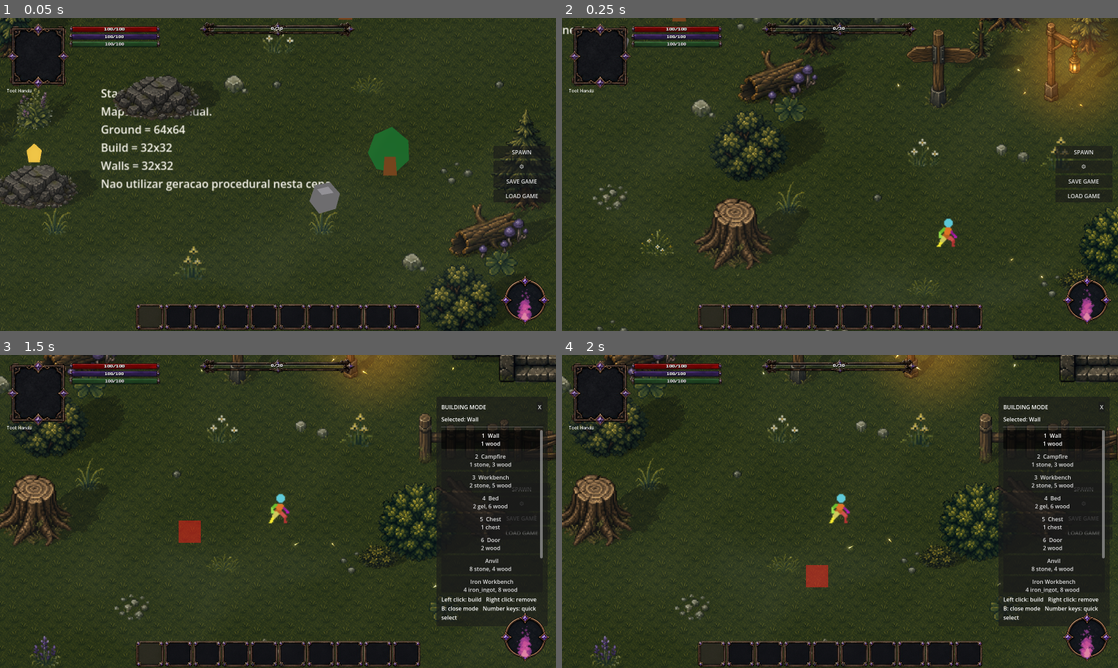
Above: before the commit, frames 1-4 (two rows, left to right).
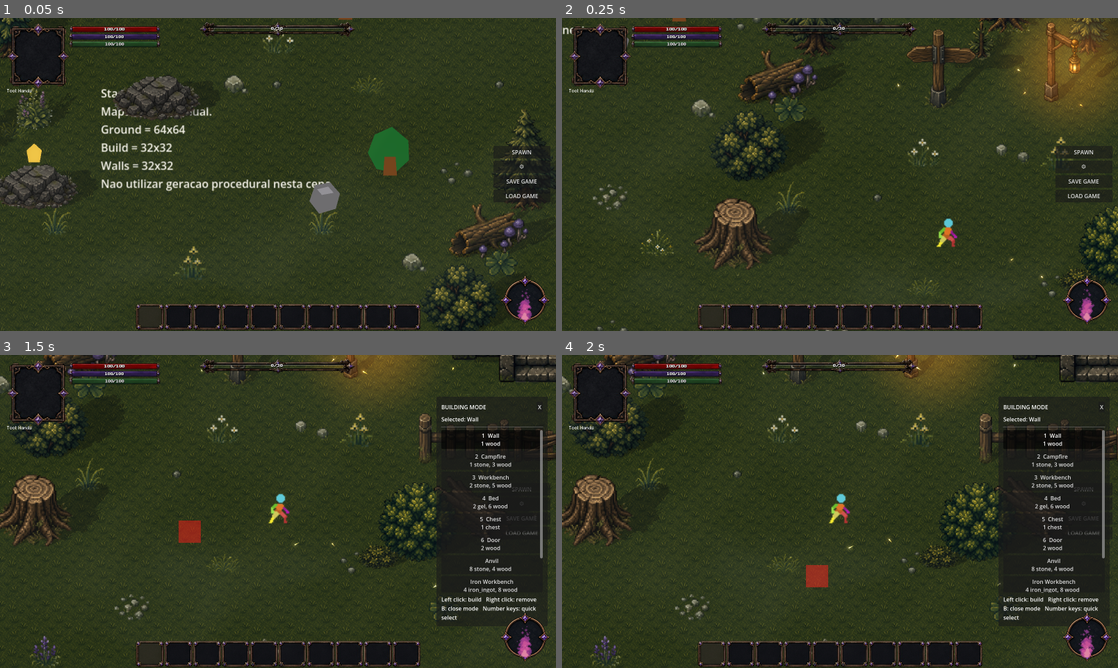
Above: after the commit, the same moments.

Repository: ramonsamagaio/Oathwake-Main
Game: Godot game, scene res://scenes/game/Game.tscn
Same seed, same stepped clock (60 frames per second), same inputs: the game is played once before the commit and once after it. This scene is started directly instead of the project's main scene.
Inputs (mouse positions are in pixels of both pictures, inside the frame that each line leads up to):
- Up to frame 1 (0.05 s): no input
- Up to frame 2 (0.25 s): no input
- Up to frame 3 (1.5 s): tap Enter at 0.5 s; move the mouse to (400, 495) at 0.52 s; hold D 0.53-1.25 s; tap B at 0.6 s; click (400, 495) at 0.67 s; tap Space at 0.77 s; drag from (166, 527) to (250, 574) at 1.27 s
- Up to frame 4 (2 s): no input

The runs differ from the first frame. In frame 1, 0.4% of the frame differs, in the area x 0-100%, y 0-100%; in frame 2, 0.3%; in frame 3, 0.2%; in frame 4, 0.2%.

Commit message:
Correct slime animation direction rows

Diff:
--- a/scripts/enemies/Slime.gd
+++ b/scripts/enemies/Slime.gd
@@ -1,5 +1,38 @@
 extends "res://scripts/enemies/EnemyBaseEnhanced.gd"
+
+const DIRECTION_ROWS := {
+	"down": 0,
+	"left": 1,
+	"right": 2,
+	"up": 3,
+}
 
 
 func _ready() -> void:
 	super._ready()
+
+
+func _load_monster_data() -> void:
+	super._load_monster_data()
+	_correct_animation_direction_rows()
+
+
+func _correct_animation_direction_rows() -> void:
+	var animation_value: Variant = monster_data.get("animations", {})
+	if not (animation_value is Dictionary):
+		return
+	var corrected := (animation_value as Dictionary).duplicate(true)
+	for animation_name_value in corrected.keys():
+		var animation_name := str(animation_name_value)
+		var animation_definition_value: Variant = corrected.get(animation_name_value, {})
+		if not (animation_definition_value is Dictionary):
+			continue
+		var direction := animation_name.get_slice("_", animation_name.get_slice_count("_") - 1)
+		if not DIRECTION_ROWS.has(direction):
+			continue
+		var animation_definition := (animation_definition_value as Dictionary).duplicate(true)
+		animation_definition["row"] = int(DIRECTION_ROWS[direction])
+		corrected[animation_name_value] = animation_definition
+	monster_data["animations"] = corrected
+	animations_data = corrected.duplicate(true)
+	set_meta("slime_direction_rows_corrected", true)
